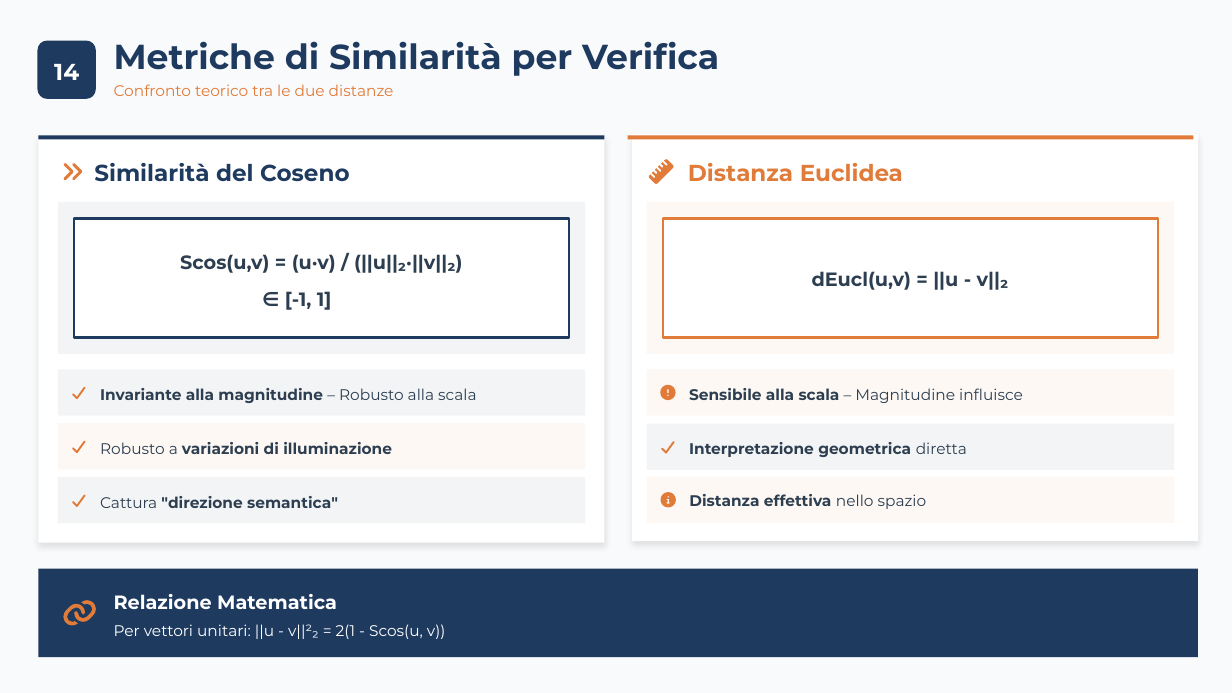
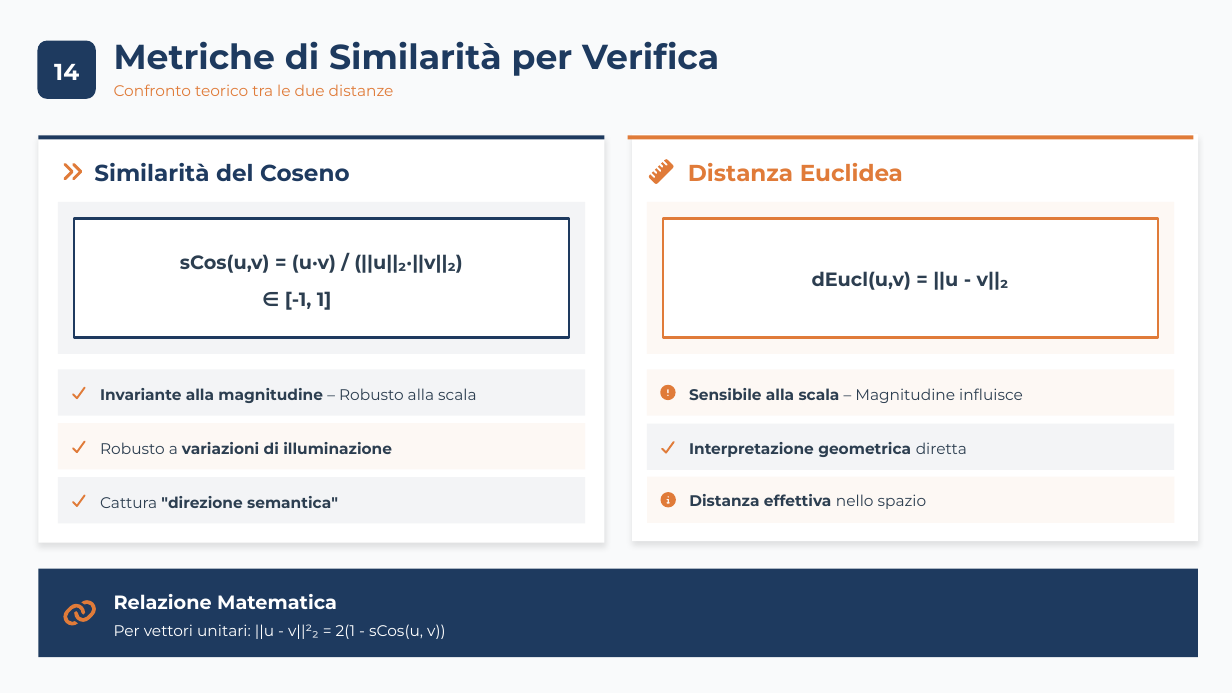
Before and after one commit to carrieroroberto/face-recognition-dimensionality-reduction, a slide deck: slide 16 of results/presentation/Carriero, Leone - Analisi Comparativa per Riduzione Dimensionale, Approccio Lineare e Non-Lineare per Riconoscimento e Verifica Facciale.pptx. Drawn at 1232x693 pixels with LibreOffice and Linux fonts; fonts in the diff are those of the drawing. Boxes give left, top, right and bottom in pixels: in the first picture for what was removed or moved away, otherwise in the second. Text is boxed around its words. In the diff, an @@ line names an element or a change of style, - is before the commit and + after.

```diff
--- a/results/presentation/Carriero, Leone - Analisi Comparativa per Riduzione Dimensionale, Approccio Lineare e Non-Lineare per Riconoscimento e Verifica Facciale.pptx
+++ b/results/presentation/Carriero, Leone - Analisi Comparativa per Riduzione Dimensionale, Approccio Lineare e Non-Lineare per Riconoscimento e Verifica Facciale.pptx
@@ text at (180, 254, 462, 273): text changed @@
-Scos(u,v) = (u·v) / (||u||₂·||v||₂)
+sCos(u,v) = (u·v) / (||u||₂·||v||₂)
@@ text at (114, 624, 445, 639): text changed @@
-Per vettori unitari: ||u - v||²₂ = 2(1 - Scos(u, v))
+Per vettori unitari: ||u - v||²₂ = 2(1 - sCos(u, v))
```
Also in this commit, not shown: 31 other slides changed, 2 other files.
